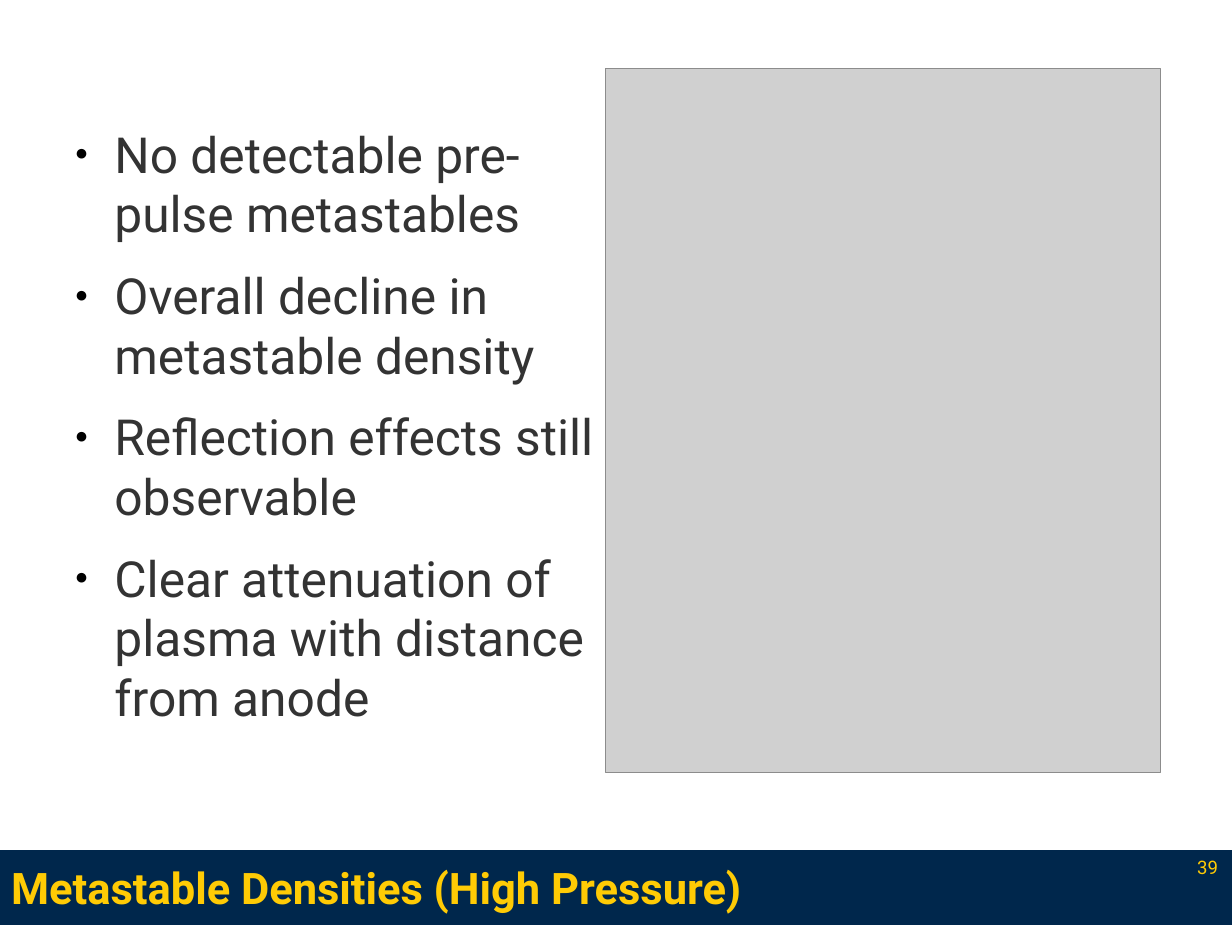
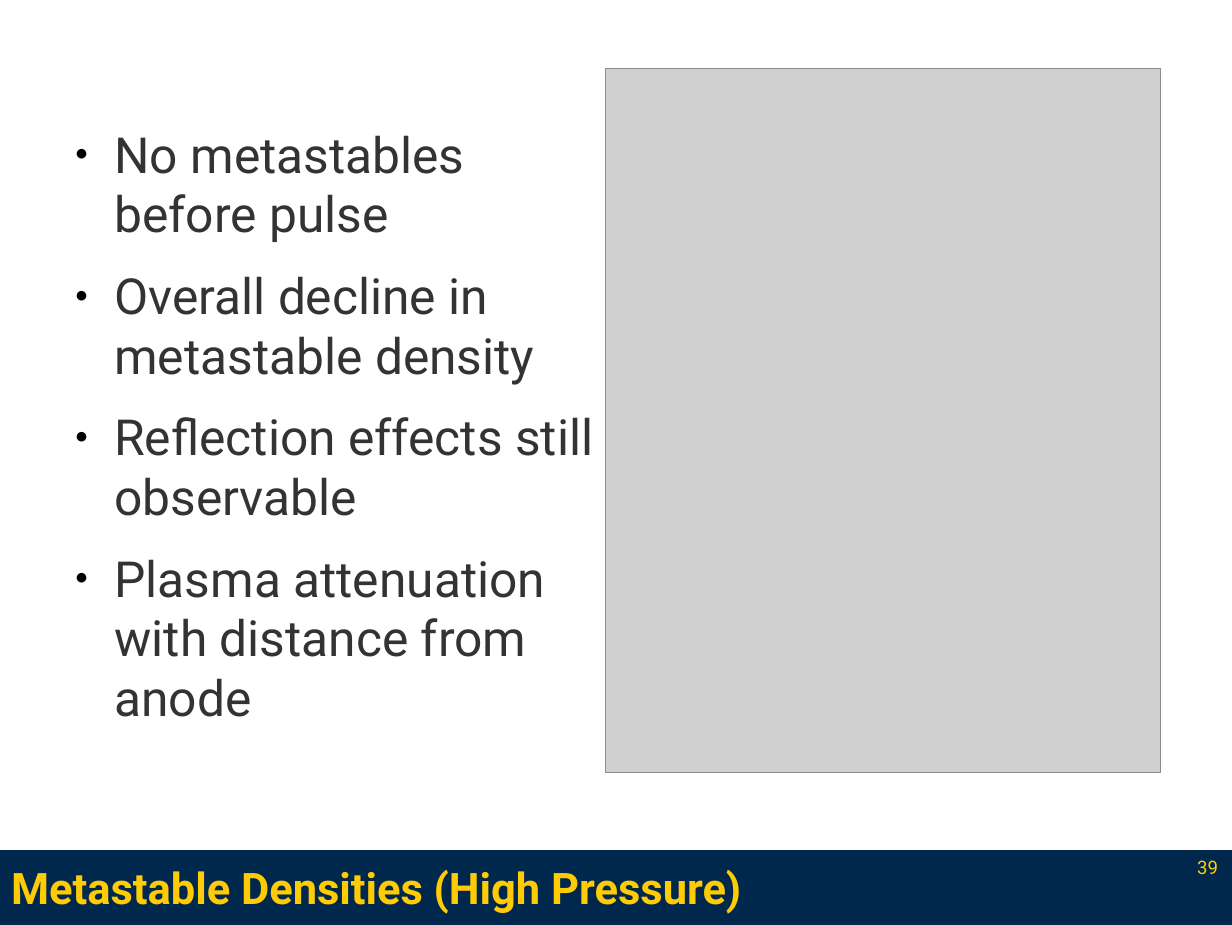
Before and after one commit to l3enny/dissertation, a slide deck: slide 39 of defense/presentation_annotated.odp. Drawn at 1232x925 pixels with LibreOffice and Linux fonts; fonts in the diff are those of the drawing; grey boxes stand for pictures. Boxes give left, top, right and bottom in pixels: in the first picture for what was removed or moved away, otherwise in the second. Text is boxed around its words. In the diff, an @@ line names an element or a change of style, - is before the commit and + after.

```diff
--- a/defense/presentation_annotated.odp
+++ b/defense/presentation_annotated.odp
@@ text at (x1=114, y1=135, x2=464, y2=242): text changed @@
-● No detectable pre-pulse metastables
+● No metastables before pulse
@@ text at (x1=114, y1=559, x2=545, y2=717): text changed @@
-● Clear attenuation of plasma with distance from anode
+● Plasma attenuation with distance from anode
```
Also in this commit, not shown: 23 slides added, 4 slides removed, 20 other files.
